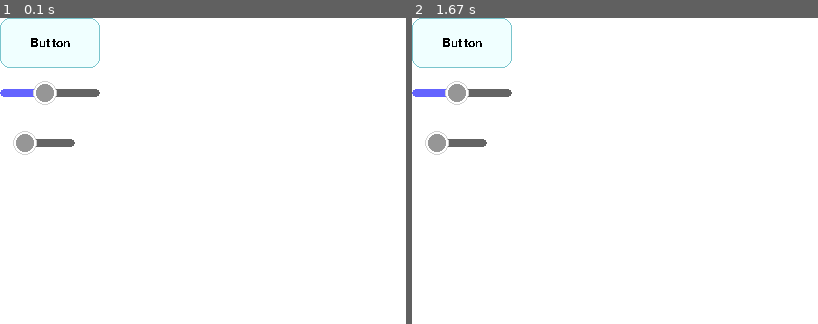
Above: before the commit, frames 1-2 (left to right).
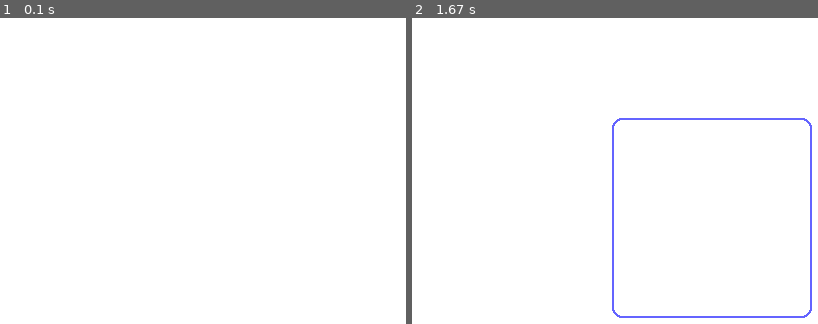
Above: after the commit, the same moments.

Repository: JBas/pygame_widgets_plus
Game: pygame game, started from tests/test_pygame_widgets_plus.py
The game is run twice, just before and just after one commit, with the same random seed, the same clock (stepped at 60 frames per second) and the same inputs.
Inputs (mouse positions are in pixels of both pictures, inside the frame that each line leads up to):
- Up to frame 1 (0.1 s): no input
- Up to frame 2 (1.67 s): press the mouse at (712, 216) at 0.37 s; move the mouse to (619, 189) at 0.47 s; release the mouse at (525, 158) at 0.6 s; tap Enter at 0.67 s; click (513, 76) at 1.05 s; press the mouse at (712, 216) at 1.37 s; move the mouse to (712, 146) at 1.47 s; release the mouse at (716, 76) at 1.6 s

The runs differ from the first frame. In frame 1, 1.6% of the frame differs, in the area x 0-25%, y 0-45%; in frame 2, 2.8%, in the area x 0-99%, y 0-99%.

Commit message:
updated toggle appearance Implemented textarea multiline need to draw cursor at cursorPos need to fix textArea background color need to remove magic numbers/styles

Diff:
--- a/pygame_widgets_plus/keyboard.py
+++ b/pygame_widgets_plus/keyboard.py
@@ -2,19 +2,33 @@
 
 class meta_KeyboardHandler(type):
     def __init__(cls, *args, **kwargs):
-        cls._input = ""
+        cls._buffer = ""
 
     @property
-    def input(cls):
-        return cls._input
+    def buffer(cls):
+        return cls._buffer
 
-    @input.setter
-    def input(cls, s):
-        cls._input = s
+    @buffer.setter
+    def buffer(cls, s):
+        cls._buffer = s
 
 class KeyboardHandler(metaclass=meta_KeyboardHandler):
 
+    # not thread-safe
+    def consume():
+        if (len(KeyboardHandler.buffer) <= 0):
+            return ""
+
+        c = KeyboardHandler.buffer[0]
+        KeyboardHandler.buffer = KeyboardHandler.buffer[1:]
+        return c
+
+    # not thread-safe
+    def flush():
+        KeyboardHandler.buffer = ""
+
     def update(event):
         if (event.type == pygame.KEYDOWN):
-            KeyboardHandler.input += event.unicode
+
+            KeyboardHandler.buffer += event.unicode
         pass
--- a/pygame_widgets_plus/widget.py
+++ b/pygame_widgets_plus/widget.py
@@ -12,13 +12,8 @@
                  onMouseMoved=None, onMouseMovedArgs=None):
         super().__init__()
         self._surface = surface
-        self._x = x
-        self._y = y
-        self._width = width
-        self._height = height
-
         self._rect = pygame.Rect(x, y, width, height)
-
+        self._rect.center = (x, y)
         self._value = None
 
         self._onMouseClicked = onMouseClicked
--- a/pygame_widgets_plus/widgets/button.py
+++ b/pygame_widgets_plus/widgets/button.py
@@ -11,8 +11,6 @@
                          kwargs.get("onMousePressed", None), kwargs.get("onMousePressedArgs", self),
                          kwargs.get("onMouseReleased", None), kwargs.get("onMouseReleasedArgs", self),
                          kwargs.get("onMouseMoved", None), kwargs.get("onMouseMovedArgs", self))
-
-        self._rect.center = (x, y)
 
         self._isClicked = False
         self._isPressed = False
--- a/pygame_widgets_plus/widgets/multichoice.py
+++ b/pygame_widgets_plus/widgets/multichoice.py
@@ -7,17 +7,18 @@
 
 class MultipleChoice(WidgetBase):
     def __init__(self, surface, x, y, width, height, **kwargs):
-        super().__init__(surface, x, y, width, height,
+        super().__init__(surface, x, y, width, height, True,
                          kwargs.get("onMouseClicked", None), kwargs.get("onMouseClickedArgs", self),
                          kwargs.get("onMousePressed", None), kwargs.get("onMousePressedArgs", self),
                          kwargs.get("onMouseReleased", None), kwargs.get("onMouseReleasedArgs", self),
                          kwargs.get("onMouseMoved", None), kwargs.get("onMouseMovedArgs", self))
         self._style = kwargs.get("style", "circle")
-        self._offset = y
+        self._offsetX = 10
+        self._offsetY = 0
 
     def option(self, text="option"):
-        self._children.append(Option(self._surface, self._x, self._offset, style=self._style))
-        self._offset += 5
+        self._children.append(Option(self._surface, self._rect.left + self._offsetX, self._rect.top + self._offsetY, style=self._style))
+        self._offsetY += 20
 
     def update(self):
         for o in self._children:
@@ -25,5 +26,6 @@
                 o.active = not o.active
 
     def draw(self):
+        pygame.draw.rect(self._surface, (200, 200, 200), self._rect)
         for o in self._children:
             o.draw()
--- a/pygame_widgets_plus/widgets/option.py
+++ b/pygame_widgets_plus/widgets/option.py
@@ -10,11 +10,6 @@
     def __init__(self, surface, x, y, size=10, style="square"):
         super().__init__(surface, x, y, size, size, isTopLevelParent=False)
         self._surface = surface
-        self._x = y
-        self._y = y
-        self._size = size
-
-        self._rect.center = (x, y)
 
         self._active = False
 
@@ -39,8 +34,8 @@
         c = (100, 100, 100)
         if (self.active):
             c = (0, 0, 240)
-            pygame.draw.circle(self._surface, c, self._rect.center, self._size//2)
-        pygame.draw.circle(self._surface, c, self._rect.center, self._size, width=3)
+            pygame.draw.circle(self._surface, c, self._rect.center, self._rect.width//2)
+        pygame.draw.circle(self._surface, c, self._rect.center, self._rect.width, width=3)
 
     def drawSquare(self):
         c = (100, 100, 100)
--- a/pygame_widgets_plus/widgets/slider.py
+++ b/pygame_widgets_plus/widgets/slider.py
@@ -18,8 +18,6 @@
         self._value = kwargs.get("value", 5)
         self._step = kwargs.get("step", 1)
 
-        self._rect.center = (x, y)
-
         self._barRect = pygame.Rect(x, y, width, height//6)
         self._barRect.center = (x, y)
         self._barRectProgress = self._barRect.copy()
@@ -31,6 +29,14 @@
         self._handleRect.center = self._calcPosFromValue()
 
         self._active = False
+
+    @property
+    def active(self):
+        return self._active
+
+    @active.setter
+    def active(self, a):
+        self._active = a
 
 
     def _doesCollide(self, x, y):
@@ -56,12 +62,11 @@
     def update(self):
         if self._doesCollide(MouseHandler.mouseX, MouseHandler.mouseY):
             if (MouseHandler.state == MouseState.MOUSEBUTTONDOWN):
-                self._active = True
+                self.active = True
         if (MouseHandler.state == MouseState.MOUSEBUTTONUP):
-                print("button up!")
-                self._active = False
+                self.active = False
 
-        if self._active:
+        if self.active:
             if MouseHandler.mouseX >= self._barRect.right:
                 self._handleRect.centerx = self._barRect.right
             elif MouseHandler.mouseX <= self._barRect.left:
@@ -77,11 +82,11 @@
 
     def draw(self):
         c = (150, 150, 150)
-        if self._active:
+        if self.active:
             c = (80, 80, 255)
 
-        pygame.draw.rect(self._surface, (100, 100, 100), self._barRect, border_radius=20)
-        pygame.draw.rect(self._surface, (100, 100, 255), self._barRectProgress, border_radius=20, border_top_right_radius=0, border_bottom_right_radius=0)
+        pygame.draw.rect(self._surface, (100, 100, 100), self._barRect, border_radius=50)
+        pygame.draw.rect(self._surface, (100, 100, 255), self._barRectProgress, border_radius=50, border_top_right_radius=0, border_bottom_right_radius=0)
         pygame.draw.circle(self._surface, c, self._handleRect.center, self._handleRadius)
         pygame.draw.circle(self._surface, (255, 255, 255), self._handleRect.center, self._handleRadius, width=3)
         pygame.draw.circle(self._surface, (210, 210, 210), self._handleRect.center, self._handleRadius, width=1)
--- a/pygame_widgets_plus/widgets/textarea.py
+++ b/pygame_widgets_plus/widgets/textarea.py
@@ -1,4 +1,6 @@
 from pygame_widgets_plus.widget import WidgetBase
+from pygame_widgets_plus.keyboard import KeyboardHandler
+from pygame_widgets_plus.mouse import MouseHandler, MouseState
 
 import pygame
 
@@ -7,24 +9,92 @@
     def __init__(self, surface, x, y, width, height, **kwargs):
         super().__init__(surface, x, y, width, height)
 
-        self._text = kwargs.get("text", "What would you like to say?")
+        self._textList = [kwargs.get("text", "")]
         self._textArea = pygame.Surface((width, height))
         self._textArea.fill("white")
 
-        font = pygame.font.Font(None, 12)
-        self.xtext = font.render(self._text, False, "green")
-        self.xtextpos = self.xtext.get_rect()
-        self._textArea.blit(self.xtext, self.xtextpos)
+        self._offsets = [0]
 
-        self._textArea.scroll(20, 20)
+        self._font = pygame.font.Font(None, 36)
+
+        # self._textArea.scroll(20, 20)
 
         self._active = False
 
+        self._line = 0
+        self._cursorPos = 0
+
+    @property
+    def text(self):
+        return "".join(self._textList)
+
     def update(self):
+
+        if self._doesCollide(MouseHandler.mouseX, MouseHandler.mouseY):
+            if (MouseHandler.state == MouseState.MOUSEBUTTONDOWN):
+                self._active = True
+                KeyboardHandler.flush()
+        elif (MouseHandler.state == MouseState.MOUSEBUTTONDOWN):
+            self._active = False
+            KeyboardHandler.flush()
+
+        if (self._active):
+            c = KeyboardHandler.consume()
+            if c == "":
+                return
+
+            if (ord(c) == 0x8 and self._line >= 0):
+                if len(self._textList[self._line]) > 0:
+                    print(f"CURSOR old: {self._cursorPos}", end=", ")
+
+                    self._cursorPos -= 1
+                    left = self._textList[self._line][:self._cursorPos]
+                    right = self._textList[self._line][self._cursorPos+1:]
+                    self._textList[self._line] = left + right
+                    print(f"CURSOR new: {self._cursorPos}")
+                elif (self._line != 0):
+                    assert self._textList[self._line] == ""
+                    print(f"POP old: {self._line}", end=", ")
+                    self._textList.pop()
+                    self._offsets.pop()
+                    self._line -= 1
+                    print(f"CURSOR old: {self._cursorPos}", end=", ")
+                    self._cursorPos = len(self._textList[self._line])
+                    print(f"CURSOR new: {self._cursorPos}", end= ", ")
+                    print(f"POP new: {self._line}")
+
+            elif (c == "\n" or c == "\r"):
+                print(f"LINE old: {self._line}", end=", ")
+                self._line += 1
+                self._textList.append("")
+                self._offsets.append(self._line*self._font.get_linesize())
+                print(f"CURSOR old: {self._cursorPos}", end=", ")
+                self._cursorPos = 0
+                print(f"CURSOR new: {self._cursorPos}", end= ", ")
+                print(f"LINE new: {self._line}")
+            else:
+                left = self._textList[self._line][:self._cursorPos]
+                right = self._textList[self._line][self._cursorPos:]
+
+                self._textList[self._line] =  left + c + right
+                print(f"CURSOR old: {self._cursorPos}", end=", ")
+                self._cursorPos += 1
+                print(f"CURSOR new: {self._cursorPos}")
+
         pass
 
     def draw(self):
+        self._textArea.fill("white")
 
-        pygame.draw.rect(self._surface, (51, 51, 51), self._rect, border_radius=10)
-        # self._surface.blit(self._textArea, self._rect)
+        for line in range(len(self._textList)):
+            xtext = self._font.render(self._textList[line], False, "black")
+            xtextpos = xtext.get_rect()
+            xtextpos.top = self._offsets[line]
+            self._textArea.blit(xtext, xtextpos)
+
+        pygame.draw.rect(self._surface, (100, 100, 100), self._rect, border_radius=10)
+        self._surface.blit(self._textArea, self._rect)
+
+        if (self._active):
+            pygame.draw.rect(self._surface, (100, 100, 255), self._rect, border_radius=10, width=2)
         pass
--- a/pygame_widgets_plus/widgets/toggle.py
+++ b/pygame_widgets_plus/widgets/toggle.py
@@ -8,72 +8,33 @@
 class Toggle(Slider):
     def __init__(self, surface, x, y, width, height, **kwargs):
         super().__init__(surface, x, y, width, height)
-        self._isClicked = False
-        self._isPressed = False
+        self._barRect.height = height
+        self._barRect.center = (x, y)
+        self._barRectProgress.height = height
+        self._barRectProgress.center = (x, y)
+
+        self._physDist = self._barRect.right - self._barRect.left
+
+        self._handleRadius = height // 2
+        self._handleRect.width = self._handleRadius*2
+        self._handleRect.height = self._handleRadius*2
+        self._handleRect.center = self._calcPosFromValue()
 
     def _doesCollide(self, x, y):
-        return WidgetBase._doesCollide(self, MouseHandler.mouseX, MouseHandler.mouseY)
+        return WidgetBase._doesCollide(self, x, y)
 
     def update(self):
         if self._doesCollide(MouseHandler.mouseX, MouseHandler.mouseY):
             if (MouseHandler.state == MouseState.MOUSEBUTTONDOWN):
-                self._active = not self._active
+                self.active = not self.active
 
-        if self._active:
+        if self.active:
             if self._onMouseClicked:
                 self._onMouseClicked(self._onMouseClickedArgs)
 
-            self._handleRect.centerx = self._barRect.right
+            self._handleRect.right = self._barRect.right
         else:
-            self._handleRect.centerx = self._barRect.left
+            self._handleRect.left = self._barRect.left
 
         self._barRectProgress.width = self._handleRect.centerx - self._barRectProgress.left
         self._barRectProgress.right = self._handleRect.centerx
-
-
-# class Toggle(WidgetBase):
-#     def __init__(self, surface, x, y, width, height, **kwargs):
-#         super().__init__(surface, x, y, width, height, True,
-#                          kwargs.get("onMouseClicked", None), kwargs.get("onMouseClickedArgs", self),
-#                          kwargs.get("onMousePressed", None), kwargs.get("onMousePressedArgs", self),
-#                          kwargs.get("onMouseReleased", None), kwargs.get("onMouseReleasedArgs", self),
-#                          kwargs.get("onMouseMoved", None), kwargs.get("onMouseMovedArgs", self))
-
-#         self._active = False
-#         self._rect.center = (x, y)
-
-#         self._activeColor = input2Color(kwargs.get("activeColor", "blue"))
-#         self._inActiveColor = input2Color(kwargs.get("activeColor", "grey"))
-
-#     @property
-#     def active(self):
-#         return self._active
-
-#     def update(self):
-#         if self._doesCollide(MouseHandler.mouseX, MouseHandler.mouseY):
-#             if (MouseHandler.state == MouseState.MOUSECLICK):
-#                 self._active = not self._active
-#         pass
-
-#     def _drawHandle(self, c):
-#         if self.active:
-#             pygame.draw.circle(self._surface, c, (self._x + self._width//2, self._y), self._height//2)
-#         else:
-#             pygame.draw.circle(self._surface, c, (self._x - self._width//2, self._y), self._height//2)
-#         pass
-
-#     def _drawBar(self, c):
-#         pygame.draw.rect(self._surface, c, self._rect, width=1)
-#         pass
-
-#     def draw(self):
-
-#         c = self._inActiveColor
-#         if self.active:
-#             c = self._activeColor
-
-#         self._drawBar(c)
-#         self._drawHandle(c)
-
-
-#         pass
--- a/tests/test_pygame_widgets_plus.py
+++ b/tests/test_pygame_widgets_plus.py
@@ -11,9 +11,13 @@
     screen = pygame.display.set_mode((600, 400))
     clock = pygame.time.Clock()
 
-    button = Button(screen, 50, 25, 100, 50)
-    slider = Slider(screen, 50, 75, 100, 50)
-    toggle = Toggle(screen, 50, 125, 50, 50)
+    # button = Button(screen, 50, 25, 100, 50)
+    # slider = Slider(screen, 50, 75, 100, 50)
+    # toggle = Toggle(screen, 50, 125, 75, 25)
+    # multi = MultipleChoice(screen, 50, 200, 100, 100)
+    # multi.option("Choice 1")
+    # multi.option("Choice 2")
+    textarea = TextArea(screen, 300, 200, 200, 200)
 
     # main game loop
     done = 0
